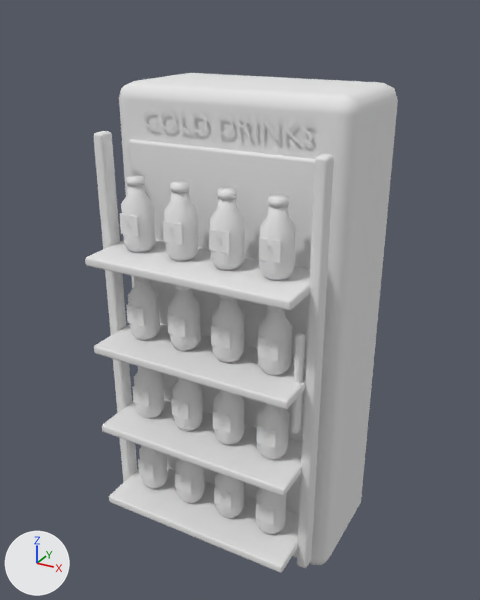
Two versions of the glTF model assets/rooms/milk_tea_shop/drinks_fridge.glb, one commit apart.
Rendered twice from a camera (50 mm lens) standing at (1.4, -2.71, 2.62) and looking at (0.0, -0.15, 1.34). Every picture has the same lights, and +X, +Y and +Z are marked at lower left. The first picture is the older version. Vertices at exactly the same position are counted once.

The older version as bpy lines, for what is in view:
```python
me_drinks_fridge_mobile = bpy.data.meshes.new('drinks_fridge_mobile')
me_drinks_fridge_mobile.from_pydata(...)  # 4192 vertices, 8196 faces; spans x -0.57..0.57, y -0.66..0.3, z 0.0..2.32
me_drinks_fridge_mobile.materials.append(mat_shop_sharedatlas)  # white #e7e7e7
ob_drinks_fridge_001 = bpy.data.objects.new('drinks_fridge.001', me_drinks_fridge_mobile)
ob_drinks_fridge_001.location = (0.0, 0.0, 0.0)
```
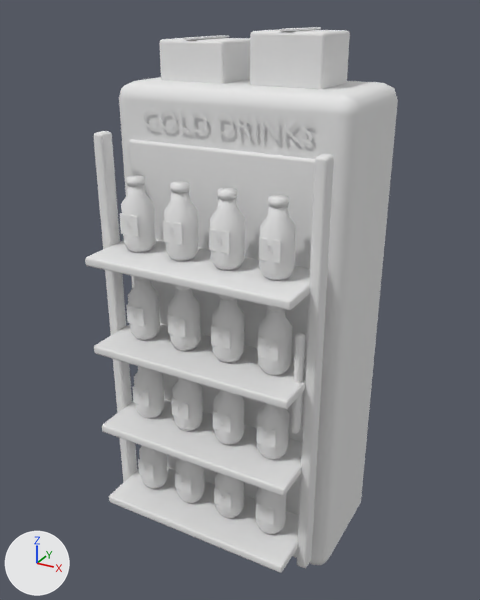
Changed parts and their boxes [x1, y1, x2, y2] in the pictures (480 x 600 px):
'drinks_fridge.001', reshaped (9% taller): before [85, 73, 398, 573]; after [85, 27, 398, 573]
part 1 of me_drinks_fridge_mobile, added: after [159, 38, 250, 84]
part 2 of me_drinks_fridge_mobile, added: after [184, 35, 229, 40]
part 3 of me_drinks_fridge_mobile, added: after [250, 29, 350, 89]
part 4 of me_drinks_fridge_mobile, added: after [280, 27, 321, 31]

The edits, one by one:
me_drinks_fridge_mobile is used by ob_drinks_fridge_001; location (0.0, 0.0, 0.0).
me_drinks_fridge_mobile had 4192 vertices, 8196 faces and spanned x -0.57..0.57, y -0.66..0.3, z 0.0..2.32.
me_drinks_fridge_mobile now has 4416 vertices, 8628 faces and spans x -0.57..0.57, y -0.66..0.3, z 0.0..2.54.
me_drinks_fridge_mobile part 1: the loose piece of 56 vertices spanning x -0.57..0.57, y -0.3..0.3, z 0.0..2.32 is copied, and the copy is scaled about its middle by (0.298, 0.521, 0.0906), then moved by (-0.25, 0.0, 1.22); it spans x -0.41..-0.09, y -0.14..0.14, z 2.27..2.49.
me_drinks_fridge_mobile part 2: the loose piece of 56 vertices spanning x -0.49..0.49, y -0.66..-0.24, z 1.59..1.63 is copied, and the copy is scaled about its middle by (0.0556, 0.707, 0.181), then moved by (-0.25, 0.45, 0.89); it spans x -0.28..-0.22, y -0.14..0.14, z 2.49..2.5.
me_drinks_fridge_mobile part 3: the loose piece of 56 vertices spanning x -0.57..0.57, y -0.3..0.3, z 0.0..2.32 is copied, and the copy is scaled about its middle by (0.298, 0.521, 0.0906), then moved by (0.2, 0.0, 1.26); it spans x 0.04..0.37, y -0.14..0.14, z 2.31..2.53.
me_drinks_fridge_mobile part 4: the loose piece of 56 vertices spanning x -0.49..0.49, y -0.66..-0.24, z 1.59..1.63 is copied, and the copy is scaled about its middle by (0.0556, 0.707, 0.181), then moved by (0.2, 0.45, 0.93); it spans x 0.17..0.23, y -0.14..0.14, z 2.53..2.54.
